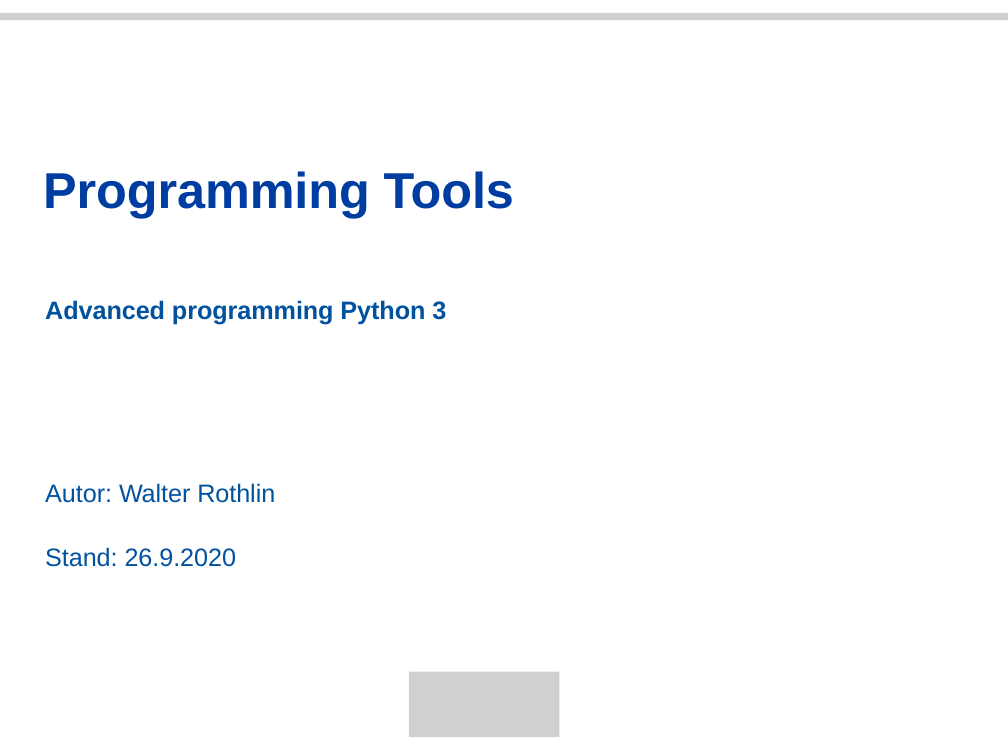
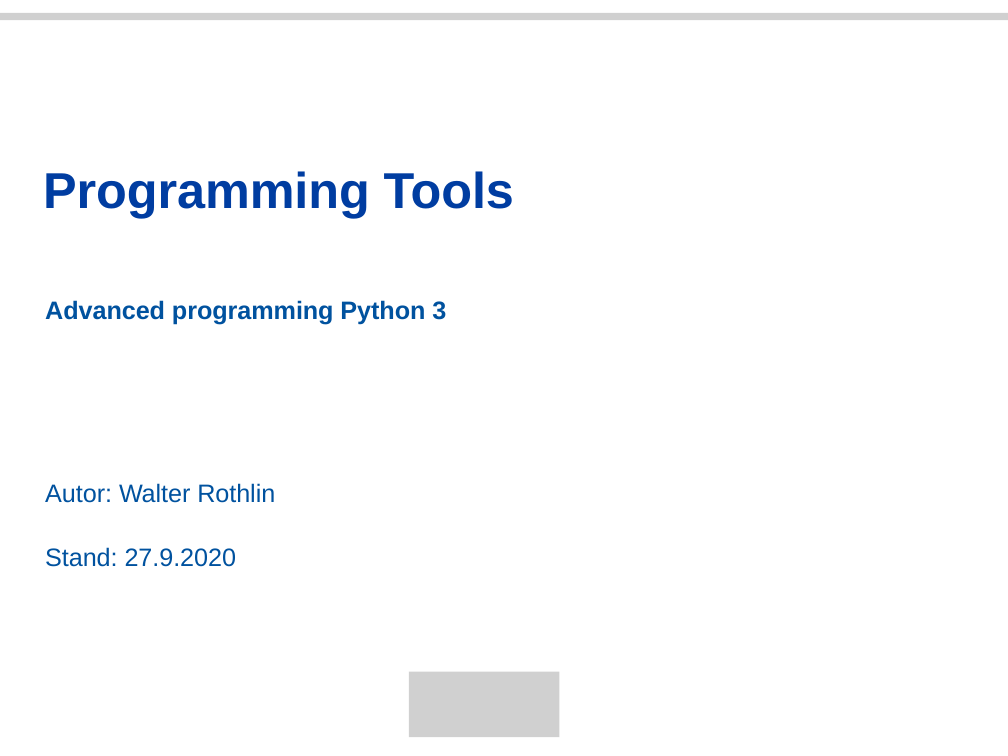
Before and after one commit to walter-rothlin/Source-Code, a slide deck: slide 1 of SchulungsUnterlagen/HWZ/Programming_Tools.pptx. Drawn at 1008x756 pixels with LibreOffice and Linux fonts; fonts in the diff are those of the drawing; grey boxes stand for pictures. Boxes give left, top, right and bottom in pixels: in the first picture for what was removed or moved away, otherwise in the second. Text is boxed around its words. In the diff, an @@ line names an element or a change of style, - is before the commit and + after.

```diff
--- a/SchulungsUnterlagen/HWZ/Programming_Tools.pptx
+++ b/SchulungsUnterlagen/HWZ/Programming_Tools.pptx
@@ text at bbox=[45, 547, 237, 567]: text changed @@
-Stand: 26.9.2020
+Stand: 27.9.2020
```
Also in this commit, not shown: 1 other file.
